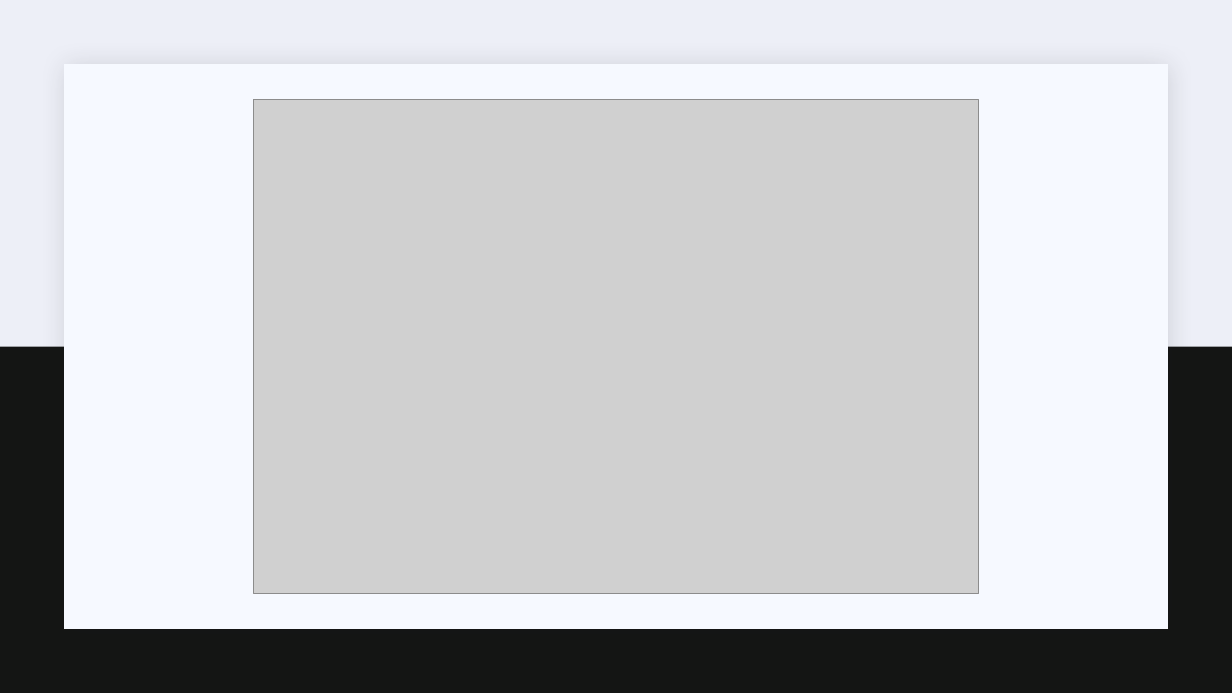
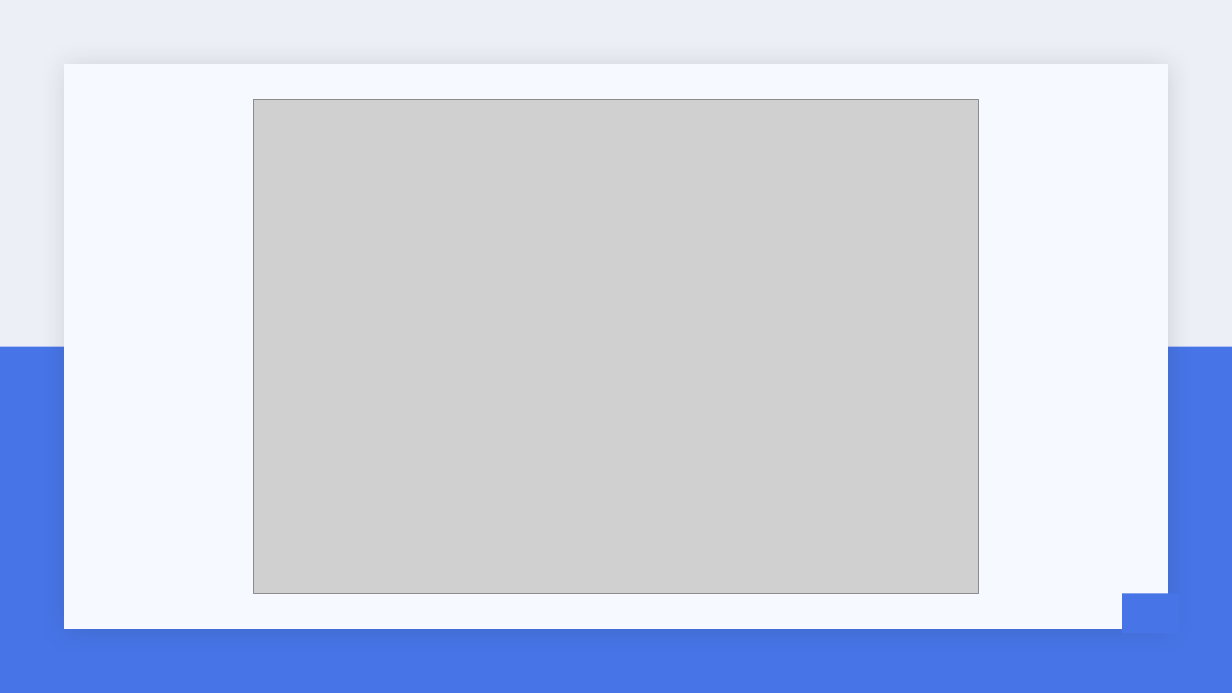
Before and after one commit to ranjith-ofcl/kafka_data_streaming, a slide deck: slide 6 of documents/about_project.pptx. Drawn at 1232x693 pixels with LibreOffice and Linux fonts; fonts in the diff are those of the drawing; grey boxes stand for pictures. Boxes give left, top, right and bottom in pixels: in the first picture for what was removed or moved away, otherwise in the second. Text is boxed around its words. In the diff, an @@ line names an element or a change of style, - is before the commit and + after.

```diff
--- a/documents/about_project.pptx
+++ b/documents/about_project.pptx
@@ rectangle at bbox=[0, 347, 1232, 693]: fill #141514 to #4775E7 @@
@@ rectangle added at bbox=[1123, 593, 1179, 633], fill #4775E7 @@
```
Also in this commit, not shown: 6 other slides changed, 9 slides added, 10 slides removed, 11 other files.
